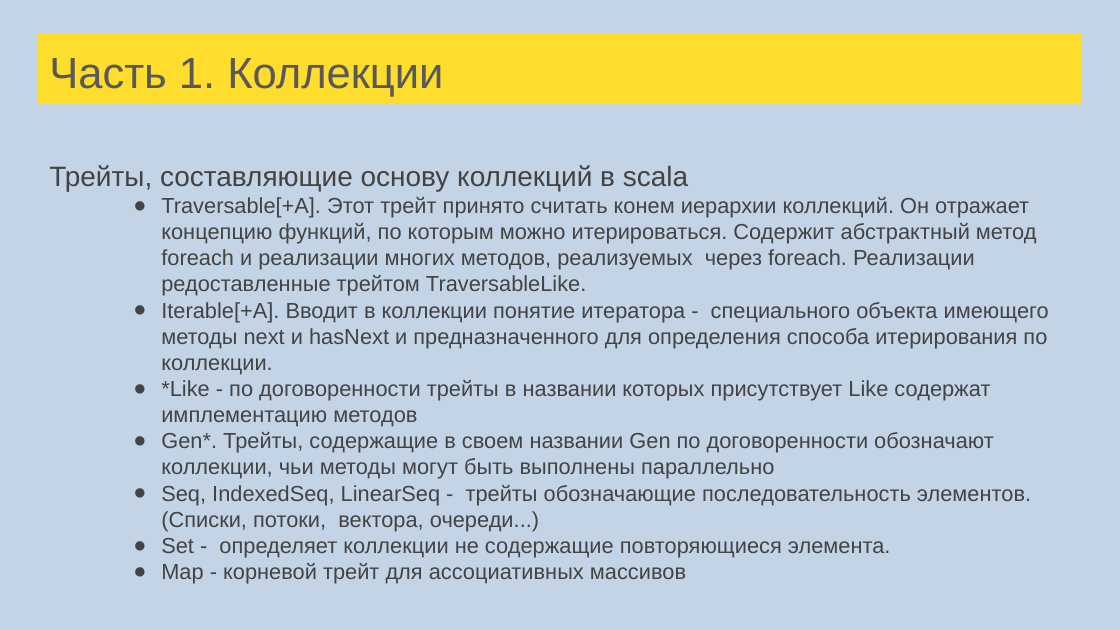
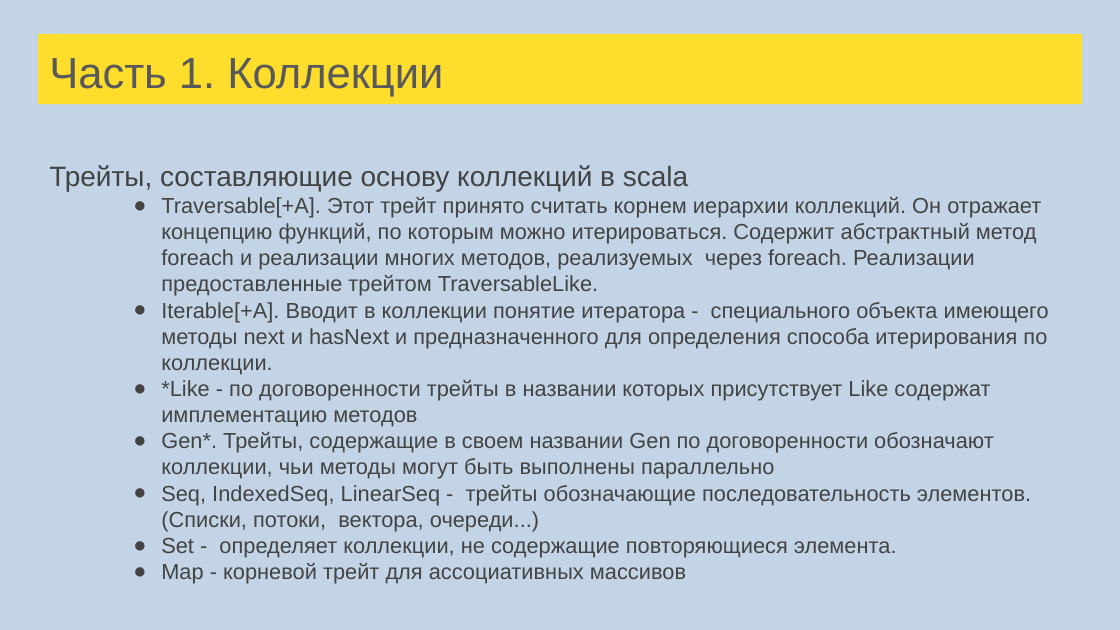
Before and after one commit to tralfamadore/ScalaLectures, a slide deck: slide 50 of src/main/resources/Лекции Scala для FinTech.pptx. Drawn at 1120x630 pixels with LibreOffice and Linux fonts; fonts in the diff are those of the drawing. Boxes give left, top, right and bottom in pixels: in the first picture for what was removed or moved away, otherwise in the second. Text is boxed around its words. In the diff, an @@ line names an element or a change of style, - is before the commit and + after.

```diff
--- a/src/main/resources/Лекции Scala для FinTech.pptx
+++ b/src/main/resources/Лекции Scala для FinTech.pptx
@@ text at [161,197,1041,296]: text changed @@
-● Traversable[+A]. Этот трейт принято считать конем иерархии коллекций. Он отражает концепцию функций, по которым можно итерироваться. Содержит абстрактный метод foreach и реализации многих методов, реализуемых через foreach. Реализации редоставленные трейтом TraversableLike.
+● Traversable[+A]. Этот трейт принято считать корнем иерархии коллекций. Он отражает концепцию функций, по которым можно итерироваться. Содержит абстрактный метод foreach и реализации многих методов, реализуемых через foreach. Реализации предоставленные трейтом TraversableLike.
@@ text at [161,538,897,558]: text changed @@
-● Set - определяет коллекции не содержащие повторяющиеся элемента.
+● Set - определяет коллекции, не содержащие повторяющиеся элемента.
```
Also in this commit, not shown: 3 other slides changed, 11 slides added, 3 other files.
